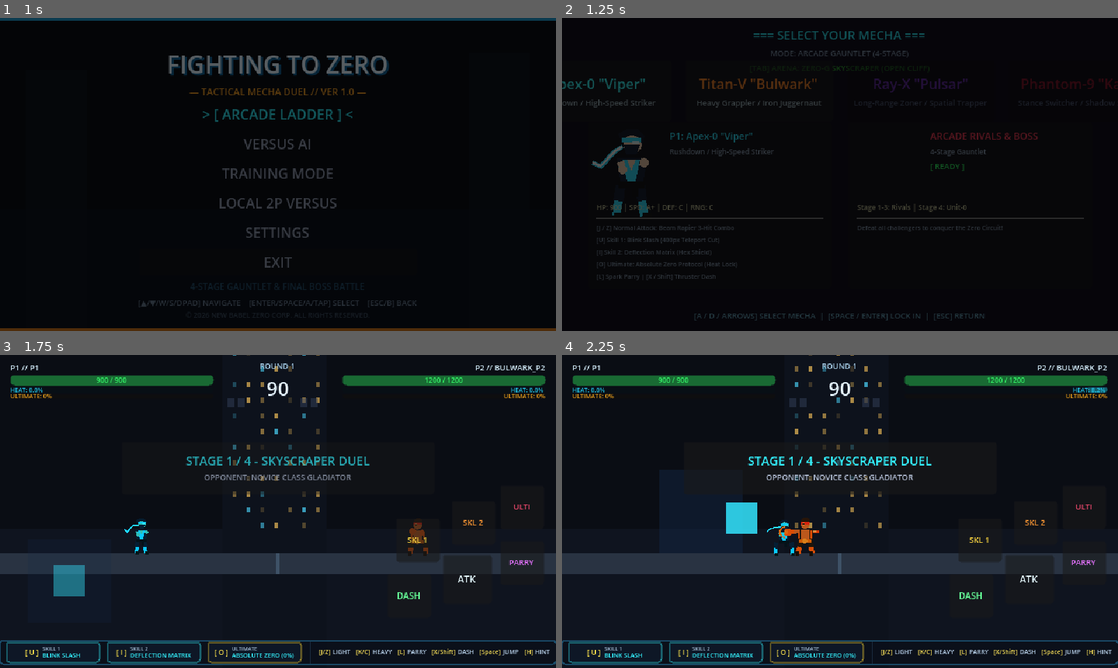
Above: before the commit, frames 1-4 (two rows, left to right).
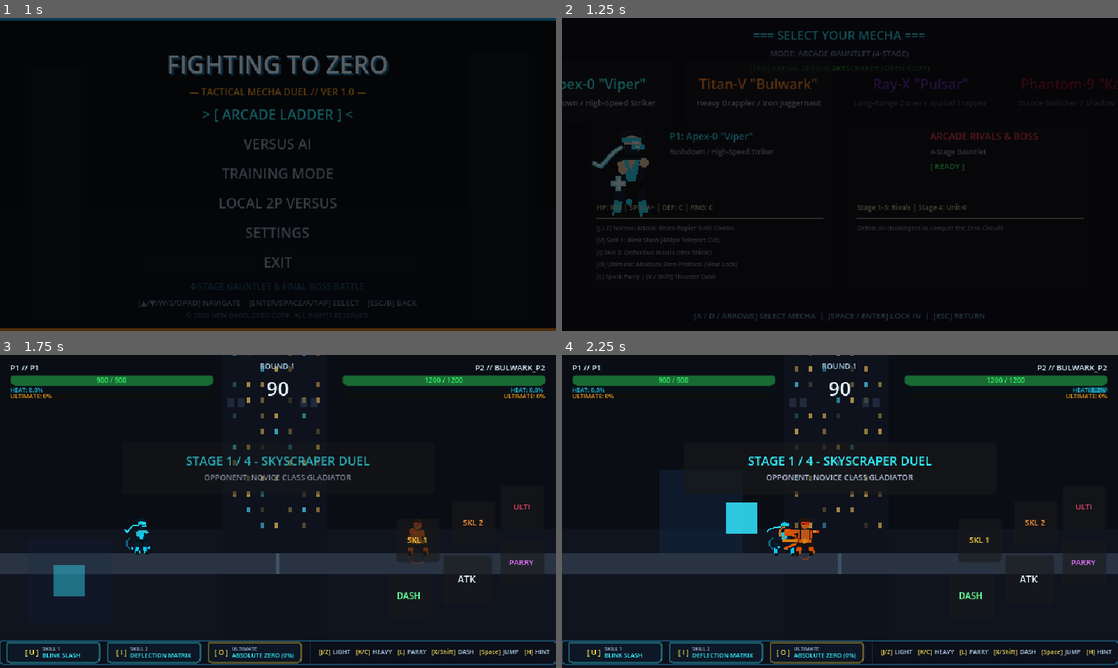
Above: after the commit, the same moments.

Repository: peterfernandochristian123-art/game
Game: Godot game, scene res://scenes/main_menu.tscn
Two runs of this game, one before a commit and one after it. Both use one fixed random seed, a clock stepped at 60 frames per second and the inputs below.
Inputs (mouse positions are in pixels of both pictures, inside the frame that each line leads up to):
- Up to frame 1 (1 s): click "> [ ARCADE LADDER ] <" at 0.5 s
- Up to frame 2 (1.25 s): no input
- Up to frame 3 (1.75 s): tap Enter (ui_accept) at 1.25 s; move the mouse to (400, 495) at 1.27 s; hold D (move_right) from 1.28 s (still down); hold Shift (dash) from 1.28 s (still down); click (400, 495) at 1.42 s; tap Space (jump) at 1.52 s
- Up to frame 4 (2.25 s): release D (move_right) at 2 s; release Shift (dash) at 2 s; drag from (701, 511) to (851, 536) at 2.02 s

Frame 1 is identical in both runs. In frame 2, 0.1% of the frame differs, in the area x 8-15%, y 40-60%; in frame 3, less than 0.1%; in frame 4, less than 0.1%.

Commit message:
feat(vfx): enhance signature character visual effects, auras, and combat attack flares

Diff:
--- a/scripts/visual/mecha_pixel_sprite.gd
+++ b/scripts/visual/mecha_pixel_sprite.gd
@@ -163,6 +163,10 @@
 		draw_rect(Rect2(-12, -19, 24, 38), Color(1.0, 1.0, 1.0, 0.85))
 		return
 
+	# 1. Layer Efek Belakang (Underlay VFX: Aura, Pijaran Lantai, Uap, Partikel, Orbit Belakang)
+	_draw_vfx_underlay()
+
+	# 2. Render Karakter Utama Sesuai Archetype
 	if archetype == &"bulwark":
 		_draw_bulwark_fighter()
 	elif archetype == &"pulsar":
@@ -172,13 +176,177 @@
 	else:
 		_draw_viper_fighter()
 
-	# Efek Aura Overclock (Aura api petarung)
-	if is_overclocked and (anim_tick % 6 < 4):
-		var aura_col = Color(col_highlight.r, col_highlight.g, col_highlight.b, 0.35)
-		draw_polyline(PackedVector2Array([
-			Vector2(-12, 18), Vector2(-13, 0), Vector2(-10, -14),
-			Vector2(0, -21), Vector2(10, -14), Vector2(13, 0), Vector2(12, 18)
-		]), aura_col, 1.5)
+	# 3. Layer Efek Depan (Overlay VFX: Visor Flare, Kilau Senjata, Busur Serangan, Orbit Depan, Petir Overclock)
+	_draw_vfx_overlay()
+
+## =========================================================================
+## LAYER EFEK VISUAL BELAKANG (UNDERLAY VFX)
+## =========================================================================
+func _draw_vfx_underlay() -> void:
+	var t: float = float(anim_tick) * 0.1
+	var is_moving: bool = current_state in [&"Walk", &"Dash", &"AirDash"]
+
+	# A. Overclock / Meltdown Super Saiyan Flame Aura (Semua Karakter)
+	if is_overclocked or is_meltdown:
+		var flame_col := col_highlight
+		flame_col.a = 0.45 if is_overclocked else 0.7
+		var core_col := col_armor
+		core_col.a = 0.3
+		# 5 Lidah api energi dinamis yang berkobar ke atas
+		for i in range(5):
+			var fx: float = -14.0 + float(i) * 7.0
+			var h_flame: float = 24.0 + sin(t * 8.0 + float(i) * 1.5) * 8.0
+			var flame_pts := PackedVector2Array([
+				Vector2(fx - 4, 18),
+				Vector2(fx + 4, 18),
+				Vector2(fx + sin(t * 6.0 + float(i)) * 3.0, 18 - h_flame)
+			])
+			draw_colored_polygon(flame_pts, core_col)
+			draw_polyline(flame_pts, flame_col, 1.2)
+
+	# B. Efek Khusus per Karakter (Underlay)
+	match archetype:
+		&"viper":
+			# Percikan plasma cyan di sekitar kaki saat bergerak/kuda-kuda
+			for i in range(3):
+				var px: float = -8.0 + float(i) * 8.0 + sin(t * 5.0 + float(i)) * 3.0
+				var py: float = 18.0 - abs(sin(t * 6.0 + float(i))) * 6.0
+				draw_circle(Vector2(px, py), 1.5, col_armor)
+			if is_moving:
+				# Cincin hembusan angin dash di belakang
+				draw_arc(Vector2(-10, 8), 7.0, PI * 0.6, PI * 1.4, 6, Color(col_armor.r, col_armor.g, col_armor.b, 0.45), 1.5)
+
+		&"bulwark":
+			# Semburan uap knalpot termal hidrolik dari ventilasi bahu
+			var steam_phase := sin(t * 4.0)
+			if steam_phase > 0.0:
+				var s_alpha := steam_phase * 0.5
+				draw_circle(Vector2(-8, -17 - steam_phase * 5.0), 3.0 + steam_phase * 2.0, Color(0.9, 0.9, 0.95, s_alpha))
+				draw_circle(Vector2(5, -17 - steam_phase * 5.0), 3.0 + steam_phase * 2.0, Color(0.9, 0.9, 0.95, s_alpha))
+			# Gelombang debu seismik di tanah saat melangkah / idle
+			var shock_r := 10.0 + sin(t * 3.0) * 4.0
+			draw_arc(Vector2(0, 19), shock_r, 0.0, PI, 8, Color(col_armor.r, col_armor.g, col_armor.b, 0.35), 1.5)
+
+		&"pulsar":
+			# Cincin Lotus Zen Mandala bercahaya di bawah kaki
+			var lotus_rot := t * 1.5
+			var r_zen := 12.0
+			draw_arc(Vector2(0, 19), r_zen, 0.0, TAU, 12, Color(col_highlight.r, col_highlight.g, col_highlight.b, 0.35), 1.2)
+			for k in range(4):
+				var ang := lotus_rot + float(k) * (TAU / 4.0)
+				var petal_tip := Vector2(cos(ang) * (r_zen + 3.0), 19.0 + sin(ang) * 2.0)
+				draw_circle(petal_tip, 1.5, col_energy)
+			# Setengah belakang dari 3 Bola Foton Magatama yang mengorbit
+			_draw_pulsar_orbit_beads(t, true)
+
+		&"kage":
+			# Gumpalan asap bayangan hitam keunguan (Shadow Ink Wisps)
+			for i in range(3):
+				var ix: float = -10.0 + float(i) * 10.0 + sin(t * 4.0 + float(i)) * 4.0
+				var iy: float = 14.0 - float((anim_tick * 2 + i * 25) % 35)
+				var alpha: float = clampf(1.0 - (14.0 - iy) / 35.0, 0.0, 0.55)
+				draw_circle(Vector2(ix, iy), 3.0, Color(0.06, 0.04, 0.1, alpha))
+			# Kelopak bunga mawar crimson melayang di belakang
+			var petal_x := -12.0 + sin(t * 3.0) * 5.0
+			var petal_y := 4.0 + cos(t * 2.5) * 6.0
+			draw_rect(Rect2(petal_x, petal_y, 3, 2), Color(0.95, 0.15, 0.25, 0.8))
+
+## =========================================================================
+## LAYER EFEK VISUAL DEPAN (OVERLAY VFX)
+## =========================================================================
+func _draw_vfx_overlay() -> void:
+	var t: float = float(anim_tick) * 0.1
+	var is_attacking: bool = (current_state == &"Attack" or attack_type != &"")
+
+	# A. Busur Kilatan Petir Overclock (Semua Karakter)
+	if is_overclocked and (anim_tick % 4 == 0):
+		var p1 := Vector2(randf_range(-8, 8), randf_range(-16, 16))
+		var p2 := p1 + Vector2(randf_range(-6, 6), randf_range(-6, 6))
+		draw_line(p1, p2, Color.WHITE, 1.5)
+		draw_line(p1, p2, col_highlight, 3.0)
+
+	# B. Efek Khusus per Karakter (Overlay)
+	match archetype:
+		&"viper":
+			# Visor Laser Streak (Kilauan garis mata tajam saat bergerak/menyerang)
+			var eye_y := -13.0 + sin(anim_tick * 0.15) * 1.5
+			var flare_len := 12.0 if is_attacking else 6.0
+			draw_line(Vector2(0, eye_y), Vector2(flare_len, eye_y), col_armor, 2.0)
+			draw_line(Vector2(2, eye_y), Vector2(flare_len - 2, eye_y), Color.WHITE, 1.2)
+			# Kilau Berlian (✦ Sparkle) pada gagang bilah pedang di pinggul
+			if anim_tick % 30 < 6:
+				_draw_sparkle_cross(Vector2(-6, 5), 3.5, Color.WHITE, col_highlight)
+			# Busur Tebasan Plasma Cyan saat menyerang
+			if is_attacking:
+				var arc_rad := 20.0
+				draw_arc(Vector2(6, 0), arc_rad, -PI * 0.45, PI * 0.45, 10, col_armor, 2.5)
+				draw_arc(Vector2(6, 0), arc_rad - 2.0, -PI * 0.35, PI * 0.35, 8, Color.WHITE, 1.5)
+
+		&"bulwark":
+			# Bara Api Magma Membara pada Tangan/Sarung Tinju
+			var fist_pulse := 0.7 + 0.3 * sin(t * 8.0)
+			var fist_pos := Vector2(10, 4) if is_attacking else Vector2(8, 2)
+			draw_circle(fist_pos, 4.0, Color(1.0, 0.4, 0.05, 0.7 * fist_pulse))
+			draw_circle(fist_pos, 2.0, Color(1.0, 0.9, 0.3, 0.9))
+			# Reaktor Inti Dada Oranye berdenyut
+			draw_circle(Vector2(1, -2), 2.5, Color(1.0, 0.55, 0.1, 0.8 * fist_pulse))
+			# Ledakan Benturan Seismik Kinetik saat menyerang
+			if is_attacking:
+				draw_line(Vector2(10, 0), Vector2(24, -6), Color(1.0, 0.6, 0.1), 3.0)
+				draw_line(Vector2(10, 4), Vector2(26, 4), Color(1.0, 0.9, 0.2), 3.0)
+				draw_line(Vector2(10, 8), Vector2(24, 14), Color(1.0, 0.6, 0.1), 3.0)
+
+		&"pulsar":
+			# Setengah depan dari 3 Bola Foton Magatama yang mengorbit
+			_draw_pulsar_orbit_beads(t, false)
+			# Kilau Mata Ketiga Zen (Lens Flare Cross di dahi)
+			if anim_tick % 24 < 6:
+				_draw_sparkle_cross(Vector2(3, -15), 4.0, Color.WHITE, col_energy)
+			# Gelombang Cincin Foton saat menyerang
+			if is_attacking:
+				draw_arc(Vector2(16, -2), 12.0, -PI * 0.5, PI * 0.5, 8, col_armor, 2.5)
+				draw_arc(Vector2(20, -2), 16.0, -PI * 0.4, PI * 0.4, 8, col_energy, 2.0)
+				draw_line(Vector2(12, -2), Vector2(26, -2), Color.WHITE, 1.8)
+
+		&"kage":
+			# Jejak Mata Iblis Merah (Crimson Eye Streak)
+			var kage_eye_y := -13.0 + sin(anim_tick * 0.15) * 1.5
+			draw_line(Vector2(1, kage_eye_y), Vector2(10, kage_eye_y), Color(1.0, 0.1, 0.2), 2.0)
+			draw_line(Vector2(3, kage_eye_y), Vector2(8, kage_eye_y), Color.WHITE, 1.0)
+			# Bayangan Hitam Mengabur di Belakang Tubuh (Shadow Silhouette)
+			draw_rect(Rect2(-10, -15, 8, 28), Color(0.04, 0.02, 0.08, 0.35))
+			# Busur Tebasan Sabit Merah Darah saat menyerang
+			if is_attacking:
+				var kage_arc_rad := 22.0
+				draw_arc(Vector2(8, -2), kage_arc_rad, -PI * 0.5, PI * 0.4, 10, Color(0.95, 0.15, 0.25), 3.0)
+				draw_arc(Vector2(8, -2), kage_arc_rad - 2.0, -PI * 0.4, PI * 0.3, 8, Color.WHITE, 1.5)
+
+## Gambar 3 Bola Foton Magatama yang mengorbit tubuh Pulsar secara dinamis
+func _draw_pulsar_orbit_beads(t: float, is_rear_layer: bool) -> void:
+	var num_beads := 3
+	var rx := 16.0
+	var ry := 7.0
+	var cy := -2.0
+	for i in range(num_beads):
+		var ang: float = t * 2.5 + float(i) * (TAU / float(num_beads))
+		var sin_val := sin(ang)
+		var is_rear := sin_val < 0.0
+		if is_rear != is_rear_layer:
+			continue
+		var bx: float = cos(ang) * rx
+		var by: float = cy + sin_val * ry
+		var bead_radius: float = 3.0 if not is_rear else 2.2
+		# Bola foton bercahaya
+		draw_circle(Vector2(bx, by), bead_radius + 1.5, Color(col_armor.r, col_armor.g, col_armor.b, 0.4))
+		draw_circle(Vector2(bx, by), bead_radius, col_armor)
+		draw_circle(Vector2(bx, by), bead_radius * 0.5, Color.WHITE)
+
+## Gambar efek kilau bintang salib (✦ Diamond Sparkle)
+func _draw_sparkle_cross(pos: Vector2, size: float, core_c: Color, glow_c: Color) -> void:
+	draw_line(pos - Vector2(size, 0), pos + Vector2(size, 0), glow_c, 2.5)
+	draw_line(pos - Vector2(0, size), pos + Vector2(0, size), glow_c, 2.5)
+	draw_line(pos - Vector2(size * 0.7, 0), pos + Vector2(size * 0.7, 0), core_c, 1.2)
+	draw_line(pos - Vector2(0, size * 0.7), pos + Vector2(0, size * 0.7), core_c, 1.2)
 
 ## Kompatibilitas mundur dengan nama lama
 func _draw_viper_mecha() -> void:
Not shown, added: start_game.bat
Not shown, added: start_stage_select.bat
